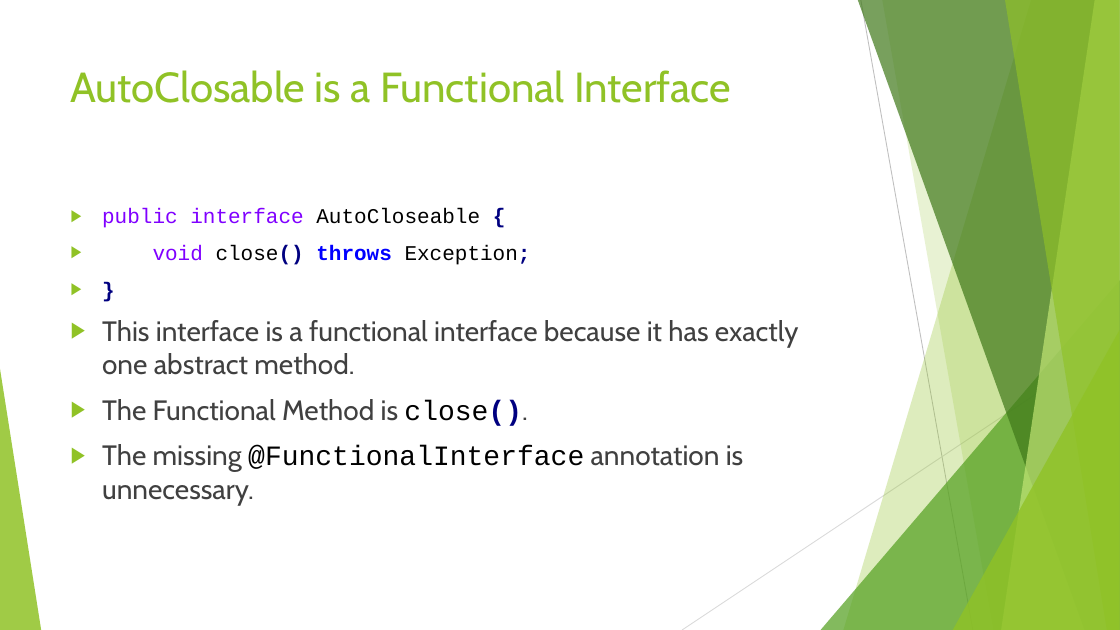
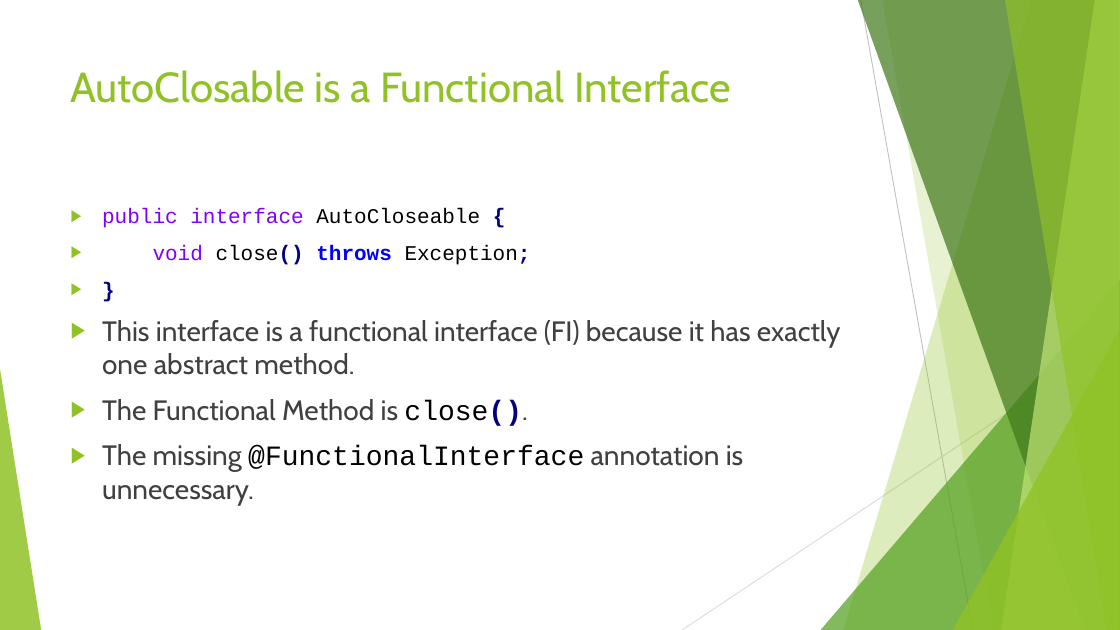
Before and after one commit to RichardRoda/2017-CodePaLOUsa-Lambda, a slide deck: slide 40 of Learning to Love the Lambda in the Stream.pptx. Drawn at 1120x630 pixels with LibreOffice and Linux fonts; fonts in the diff are those of the drawing. Boxes give left, top, right and bottom in pixels: in the first picture for what was removed or moved away, otherwise in the second. Text is boxed around its words. In the diff, an @@ line names an element or a change of style, - is before the commit and + after.

Commit message:
In the AutoCloseable section: Improve explanation of decorator pattern.  Mention that the lambda returned by the decorator pattern itself implements the adapter pattern (to adapt the exceptions).

```diff
--- a/Learning to Love the Lambda in the Stream.pptx
+++ b/Learning to Love the Lambda in the Stream.pptx
@@ text at (102,320,841,375): text changed @@
-▶ This interface is a functional interface because it has exactly one abstract method.
+▶ This interface is a functional interface (FI) because it has exactly one abstract method.
```
Also in this commit, not shown: 16 other slides changed, 1 slide added, 1 other file.
